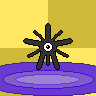
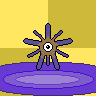
Layer changes from the first 96×96 image to the second:
added group "Shiny" with 2 layers above "Group" over [24,24,72,69]
added layer "Encrust" in group "Shiny" over [24,24,72,69]
added layer "Body" in group "Shiny" over [24,24,72,69]
painted on "Paint Layer 2" over [24,24,72,69]